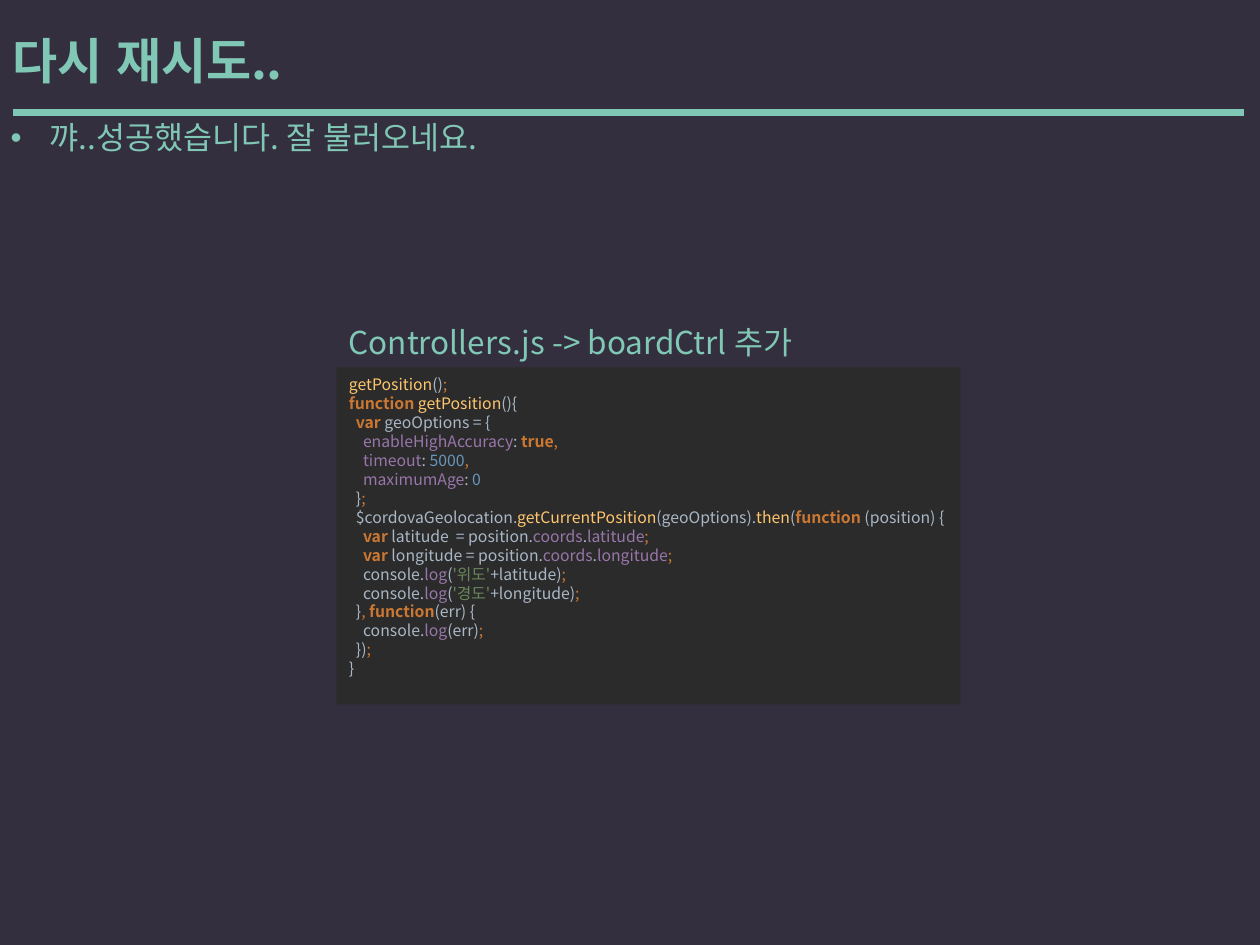
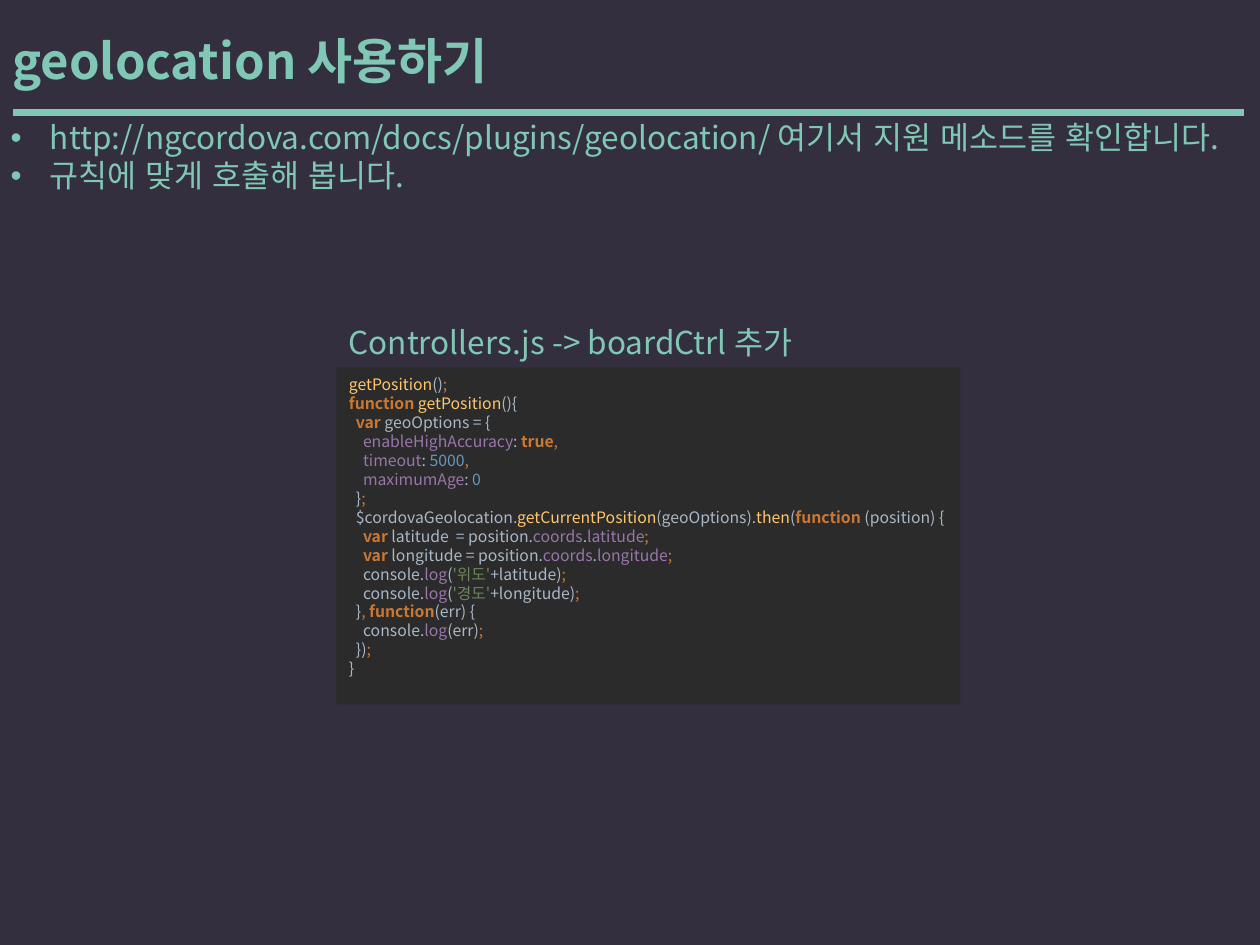
Before and after one commit to yysstory/mozzi, a slide deck: slide 87 of DOCS/1.pptx (slide 86 before the commit). Drawn at 1260x945 pixels with LibreOffice and Linux fonts; fonts in the diff are those of the drawing. Boxes give left, top, right and bottom in pixels: in the first picture for what was removed or moved away, otherwise in the second. Text is boxed around its words. In the diff, an @@ line names an element or a change of style, - is before the commit and + after.

```diff
--- a/DOCS/1.pptx
+++ b/DOCS/1.pptx
@@ text at [12,38,488,91]: text changed @@
-다시 재시도..
+geolocation 사용하기
@@ text at [50,122,1219,190]: text changed @@
-• 꺄..성공했습니다. 잘 불러오네요.
+• http://ngcordova.com/docs/plugins/geolocation/ 여기서 지원 메소드를 확인합니다.
+• 규칙에 맞게 호출해 봅니다.
```
Also in this commit, not shown: 6 other slides changed, 3 other files.
